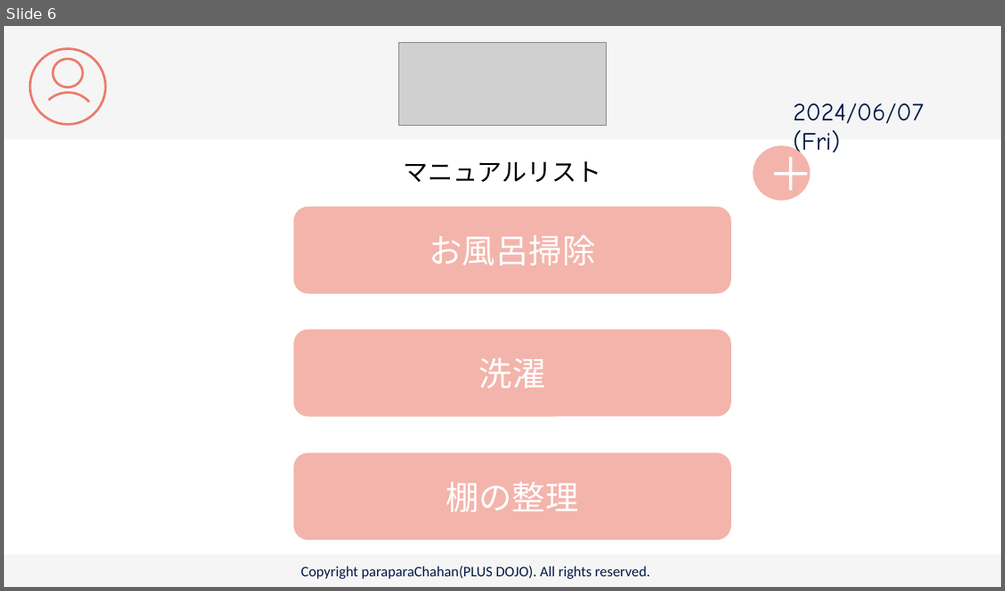
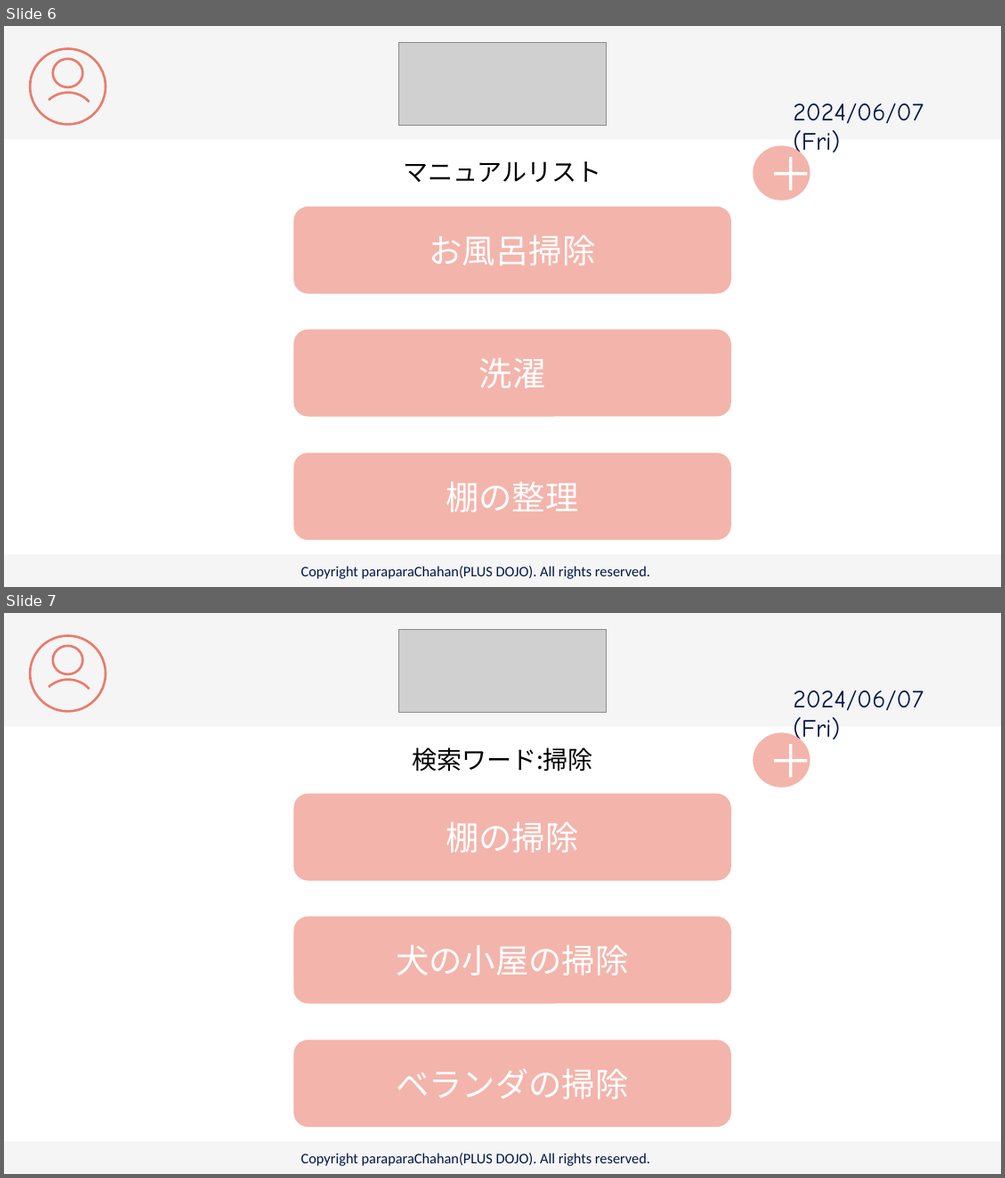
Before and after one commit to plusdojo2024/C2, a slide deck: doc/13_外部設計/famiLink 画面デザイン.pptx. Shown one above the other, each under a label of ours: slide 6 before the commit, slides 6 and 7 after it. The pictures are 1005x591 and 1005x1178 pixels, drawn with LibreOffice and Linux fonts; fonts in the diff are those of the drawing; grey boxes stand for pictures. Boxes give left, top, right and bottom in pixels: in the first picture for what was removed or moved away, otherwise in the second. Text is boxed around its words. In the diff, an @@ line names an element or a change of style, - is before the commit and + after.

```diff
--- a/doc/13_外部設計/famiLink 画面デザイン.pptx
+++ b/doc/13_外部設計/famiLink 画面デザイン.pptx
@@ slide 7 added at [4, 613, 1001, 1174], background #FFFFFF @@
@@ rectangle added at [4, 613, 1001, 727], fill #F5F5F5 @@
@@ ellipse added at [30, 635, 105, 711], outline #EA7B6B 2.25 pt @@
@@ picture added at [399, 629, 607, 713] @@
@@ ellipse added at [53, 646, 82, 674], outline #EA7B6B 2.25 pt @@
@@ arc (boxed as its full ellipse) added at [27, 667, 108, 748], outline #EA7B6B 2.25 pt @@
@@ text added at [793, 690, 923, 746], 24 pt, text #001746 @@
+2024/06/07 (Fri)
@@ ellipse added at [752, 732, 810, 787], fill #F3B4AB, 44 pt, text #FFFFFF @@
+＋
@@ text added at [412, 747, 593, 771], 24 pt, text #000000 @@
+検索ワード:掃除
@@ rounded rectangle added at [293, 793, 731, 880], fill #F3B4AB, 32 pt, text #FFFFFF @@
+棚の掃除
@@ rounded rectangle added at [293, 916, 731, 1004], fill #F3B4AB, 32 pt, text #FFFFFF @@
+犬の小屋の掃除
@@ rounded rectangle added at [293, 1040, 731, 1127], fill #F3B4AB, 32 pt, text #FFFFFF @@
+ベランダの掃除
@@ rectangle added at [4, 1141, 1001, 1174], fill #F5F5F5 @@
@@ text added at [301, 1152, 650, 1166], 14 pt, text #001746 @@
+Copyright paraparaChahan(PLUS DOJO). All rights reserved.
```
